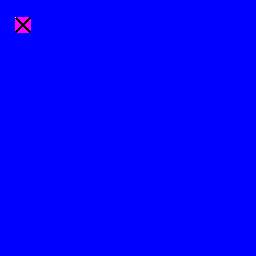
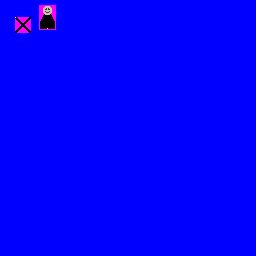
The second 256 × 256 image is a revision of the first. Changes to its layers:
painted on "Sprite image.png" over left=40, top=6, right=55, bottom=29
painted on "Sprite mask.png" over left=39, top=5, right=56, bottom=30
